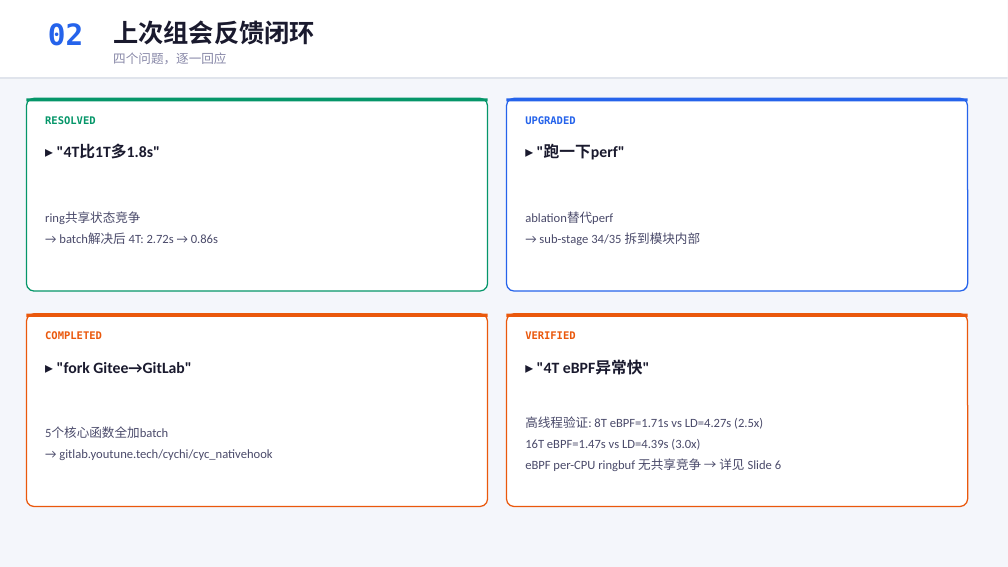
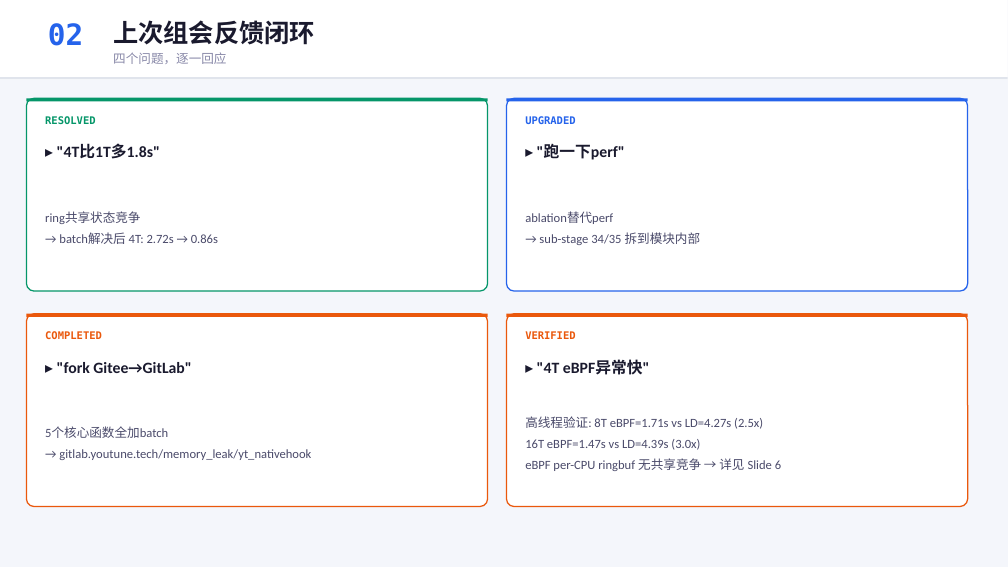
Before and after one commit to YiChiChen1106/Nativehook_linux_planb, a slide deck: slide 2 of presentation/native_hook_progress_2026-06-05.pptx. Drawn at 1008x567 pixels with LibreOffice and Linux fonts; fonts in the diff are those of the drawing. Boxes give left, top, right and bottom in pixels: in the first picture for what was removed or moved away, otherwise in the second. Text is boxed around its words. In the diff, an @@ line names an element or a change of style, - is before the commit and + after.

```diff
--- a/presentation/native_hook_progress_2026-06-05.pptx
+++ b/presentation/native_hook_progress_2026-06-05.pptx
@@ text at box(59, 449, 311, 460): text changed @@
-→ gitlab.youtune.tech/cychi/cyc_nativehook
+→ gitlab.youtune.tech/memory_leak/yt_nativehook
```
Also in this commit, not shown: 1 other slide changed, 4 other files.
